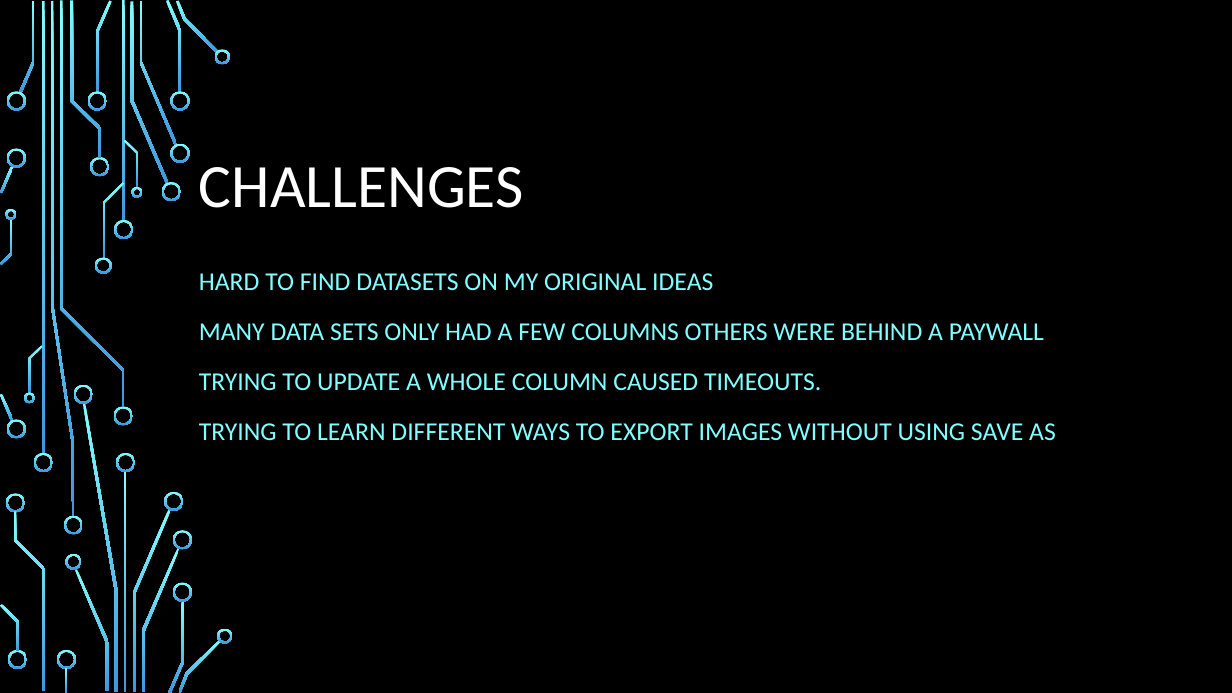
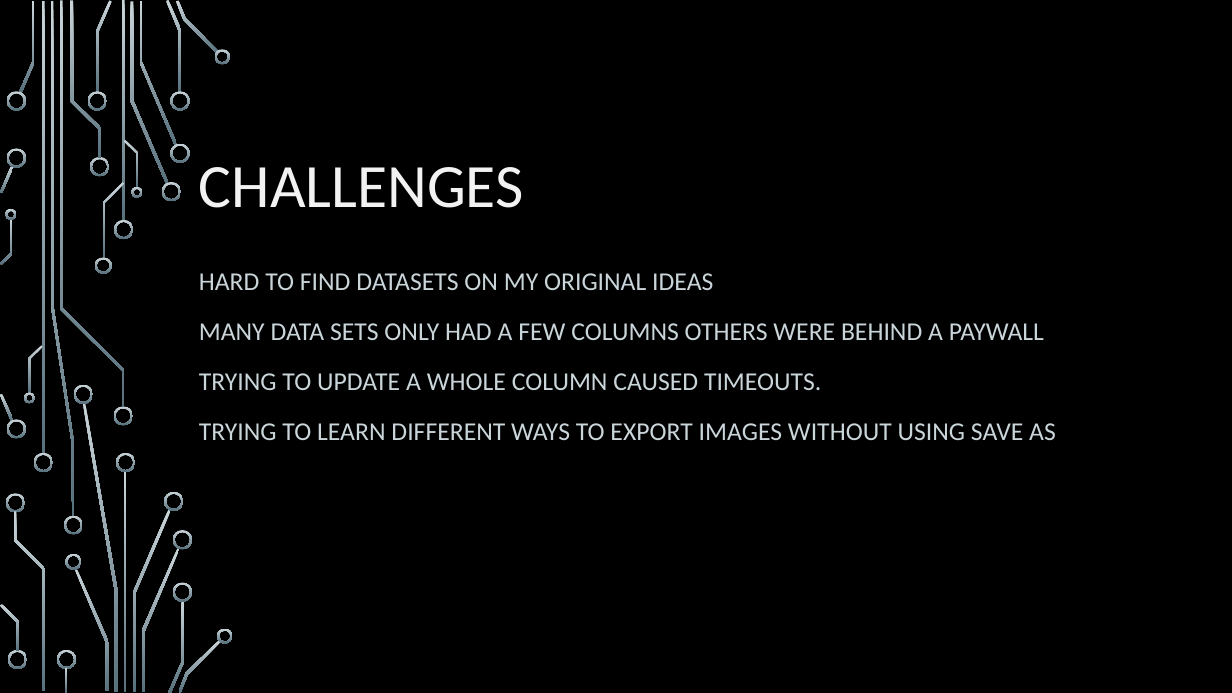
Before and after one commit to EmpressBelless/AppleDataSet, a slide deck: slide 8 of AppleApps2017.pptx (slide 13 before the commit). Drawn at 1232x693 pixels with LibreOffice and Linux fonts; fonts in the diff are those of the drawing; background and template pictures are left out. Boxes give left, top, right and bottom in pixels: in the first picture for what was removed or moved away, otherwise in the second. Text is boxed around its words. In the diff, an @@ line names an element or a change of style, - is before the commit and + after.

```diff
--- a/AppleApps2017.pptx
+++ b/AppleApps2017.pptx
@@ fill gradient #82FFFF to #3D97DE to gradient #CAD5DA to #56707C in 54 elements at box(114, 220, 133, 239), box(114, 407, 133, 426), box(42, 1, 44, 454), box(33, 453, 53, 472), box(19, 1, 35, 92), box(130, 2, 168, 184), box(162, 182, 181, 201), box(140, 1, 177, 145), box(166, 0, 182, 92), box(170, 143, 189, 163), box(170, 91, 189, 111), box(177, 1, 219, 54), box(214, 49, 231, 64), box(96, 1, 112, 92), box(88, 91, 107, 111), box(90, 157, 109, 177), box(75, 568, 109, 691), box(66, 554, 81, 569), box(6, 91, 26, 111), box(0, 394, 14, 421), box(6, 420, 26, 439), box(0, 166, 14, 194), box(6, 149, 26, 168), box(70, 1, 102, 158), box(6, 494, 25, 513), box(14, 511, 44, 690), box(56, 650, 76, 669), box(65, 668, 67, 693), box(7, 650, 27, 669), box(0, 604, 19, 652), box(103, 182, 124, 259), box(95, 258, 112, 274), box(60, 1, 125, 408), box(124, 140, 139, 188), box(131, 187, 142, 198), box(29, 346, 43, 394), box(24, 393, 35, 404), box(1, 219, 12, 264), box(6, 209, 17, 220), box(124, 471, 127, 692), box(133, 509, 171, 691), box(116, 453, 136, 472), box(83, 403, 118, 692), box(74, 384, 93, 404), box(165, 492, 184, 511), box(142, 548, 180, 692), box(168, 601, 184, 693), box(173, 531, 192, 550), box(173, 582, 192, 602), box(178, 640, 221, 693), box(217, 628, 233, 643), box(51, 1, 75, 517), box(64, 516, 82, 534), box(122, 1, 125, 222) @@
@@ title "CHALLENGES" at box(199, 167, 524, 208): text colour #FFFFFF to #F2F2F2 @@
@@ subtitle "HARD TO FIND DATASETS ON ..." at box(199, 273, 1056, 440): text colour #82FFFF to #CAD5DA @@
```
Also in this commit, not shown: 6 other slides changed, 4 slides added, 10 slides removed, 8 other files.
